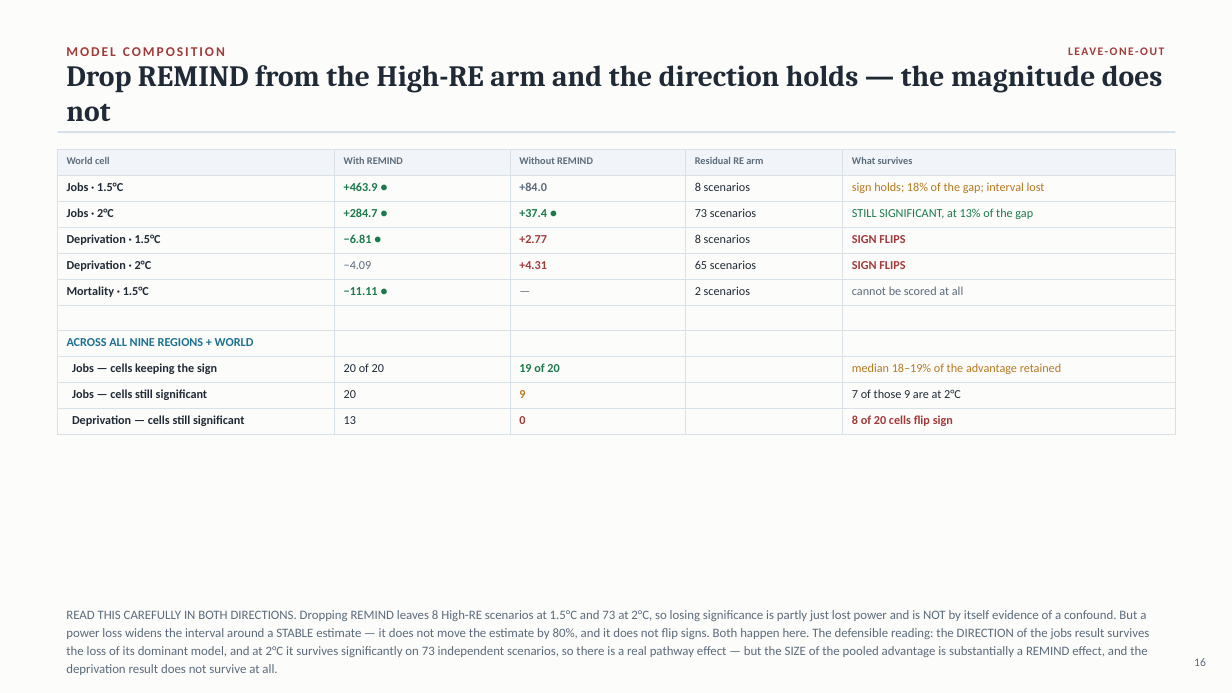
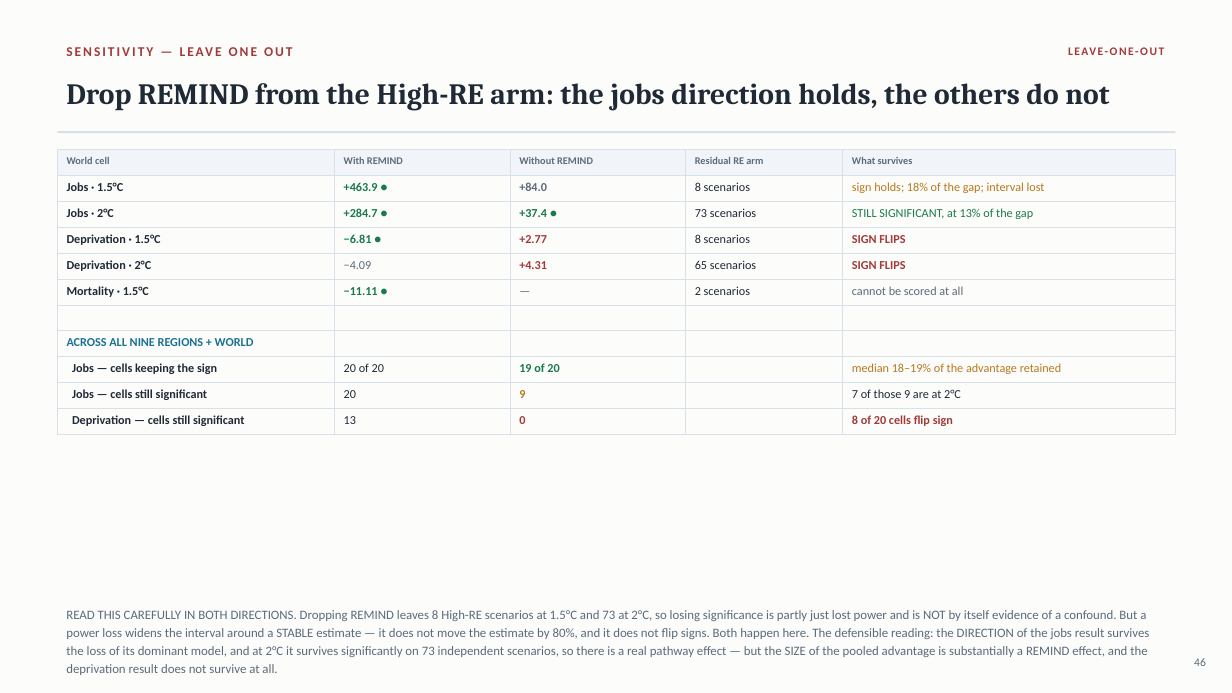
Before and after one commit to cwejnert/COMPASS-Database---Dissertation-Paper-1, a slide deck: slide 46 of decks/COMPASS_Paper1_final_8.25.pptx (slide 16 before the commit). Drawn at 1232x693 pixels with LibreOffice and Linux fonts; fonts in the diff are those of the drawing. Boxes give left, top, right and bottom in pixels: in the first picture for what was removed or moved away, otherwise in the second. Text is boxed around its words. In the diff, an @@ line names an element or a change of style, - is before the commit and + after.

```diff
--- a/decks/COMPASS_Paper1_final_8.25.pptx
+++ b/decks/COMPASS_Paper1_final_8.25.pptx
@@ text at (66, 47, 225, 56): text changed @@
-MODEL COMPOSITION
+SENSITIVITY — LEAVE ONE OUT
@@ text at (66, 83, 1109, 110): text changed @@
-Drop REMIND from the High-RE arm and the direction holds — the magnitude does not
+Drop REMIND from the High-RE arm: the jobs direction holds, the others do not
@@ text at (1194, 658, 1206, 666): text changed @@
-16
+46
```
Also in this commit, not shown: 32 other slides changed, 1 slide added, 2 other files.
